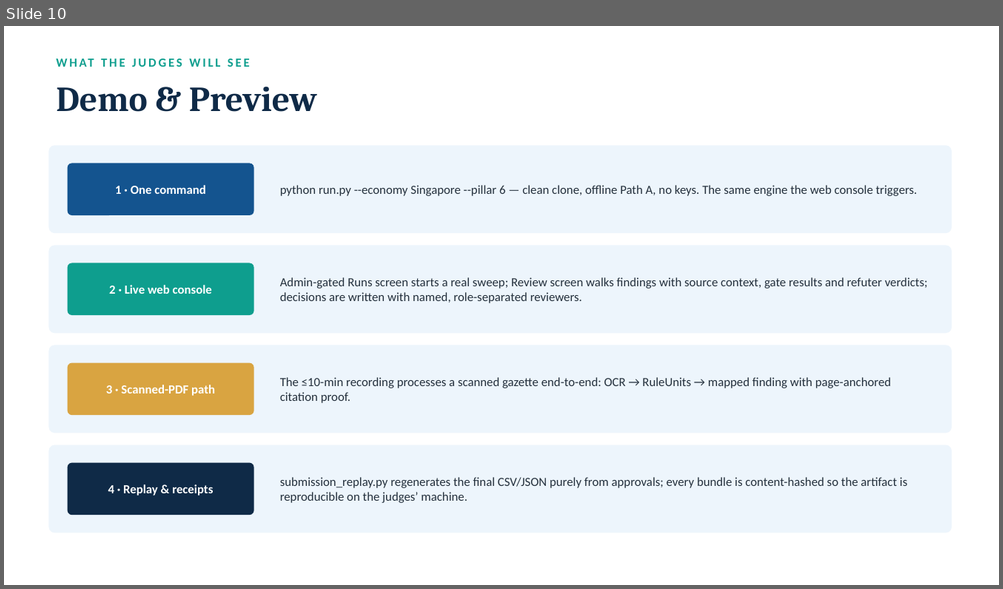
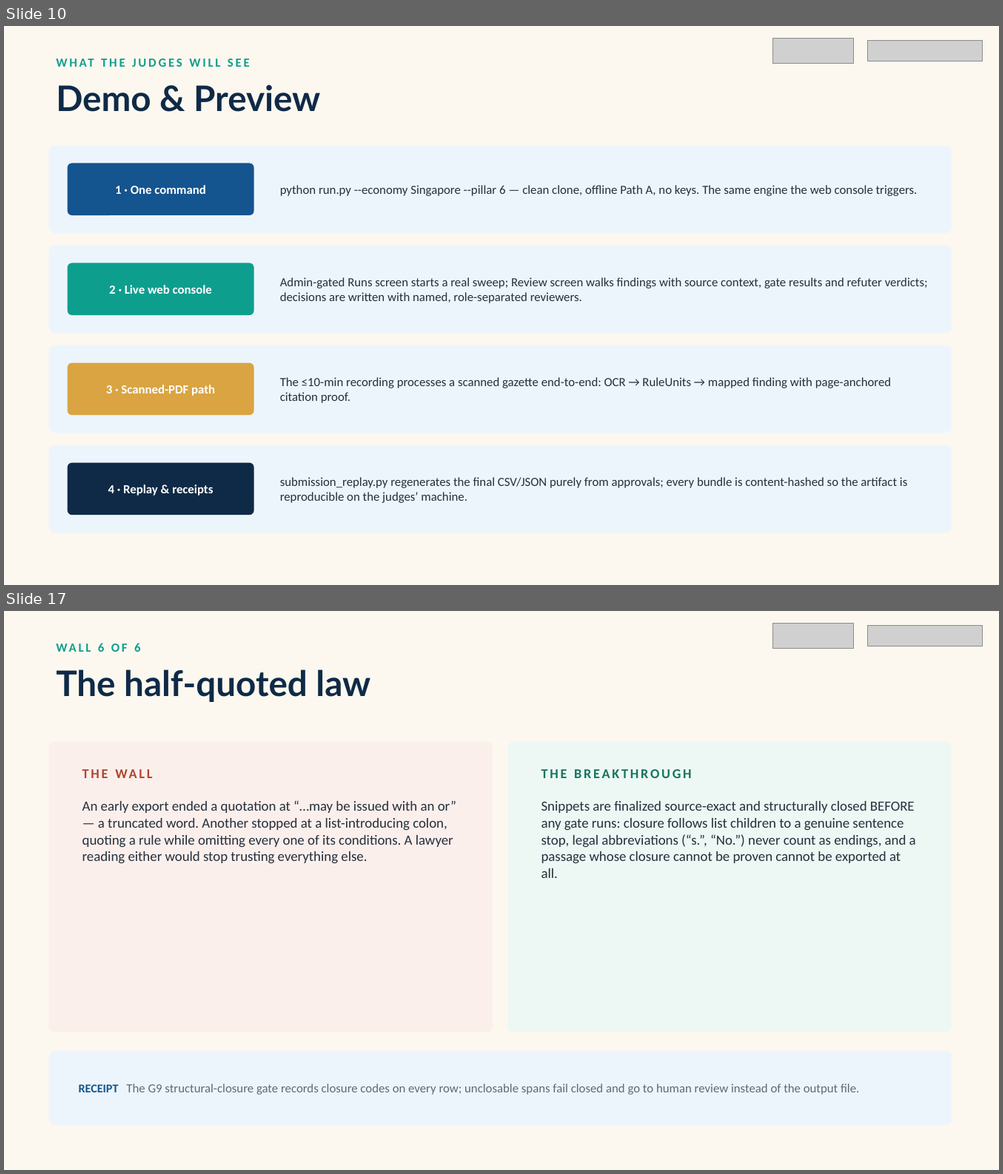
Before and after one commit to nafew0/ClauseChain, a slide deck: ClauseChain_Pitch_Deck.pptx. Shown one above the other, each under a label of ours: slide 10 before the commit, slides 10 and 17 after it; the slides between them are not shown. The pictures are 1003x589 and 1003x1174 pixels, drawn with LibreOffice and Linux fonts; fonts in the diff are those of the drawing; grey boxes stand for pictures; background and template pictures are left out. Boxes give left, top, right and bottom in pixels: in the first picture for what was removed or moved away, otherwise in the second. Text is boxed around its words. In the diff, an @@ line names an element or a change of style, - is before the commit and + after.

```diff
--- a/ClauseChain_Pitch_Deck.pptx
+++ b/ClauseChain_Pitch_Deck.pptx
@@ slide 17 added at (4, 611, 999, 1170), background #FCF8EF @@
@@ picture added at (772, 623, 854, 648) @@
@@ picture added at (868, 625, 983, 646) @@
@@ text added at (98, 643, 140, 652), 12 pt, text #0E9E8E, bold @@
+WALL 6 OF 6
@@ text added at (56, 669, 370, 702), 34 pt, text #0F2A47, bold @@
+The half-quoted law
@@ rounded rectangle added at (48, 741, 492, 1033), fill #FBEFEC @@
@@ rounded rectangle added at (508, 741, 951, 1033), fill #EDF8F4 @@
@@ text added at (75, 760, 463, 786), 13 pt, text #B0452F, bold @@
+THE WALL
@@ text added at (541, 769, 691, 778), 13 pt, text #15745F, bold @@
+THE BREAKTHROUGH
@@ text added at (82, 800, 456, 864), 13.5 pt, text #24303C @@
+An early export ended a quotation at “…may be issued with an or” — a truncated word. Another stopped at a list-introducing colon, quoting a rule while omitting every one of its conditions. A lawyer reading either would stop trusting everything else.
@@ text added at (541, 801, 916, 878), 13.5 pt, text #24303C @@
+Snippets are finalized source-exact and structurally closed BEFORE any gate runs: closure follows list children to a genuine sentence stop, legal abbreviations (“s.”, “No.”) never count as endings, and a passage whose closure cannot be proven cannot be exported at all.
@@ rounded rectangle added at (48, 1051, 951, 1126), fill #EDF5FC @@
@@ text added at (79, 1084, 859, 1095), 12 pt, text #5C6B7A @@
+RECEIPT The G9 structural-closure gate records closure codes on every row; unclosable spans fail closed and go to human review instead of the output file.
@@ slide 10 changed as well @@
@@ background #FFFFFF to #FCF8EF @@
@@ picture added at (772, 38, 854, 63) @@
@@ picture added at (868, 40, 983, 61) @@
@@ text "Demo & Preview" at (56, 84, 320, 112): font Cambria to Lato @@
```
Also in this commit, not shown: 14 other slides changed, 13 other slides added, 2 slides removed.
